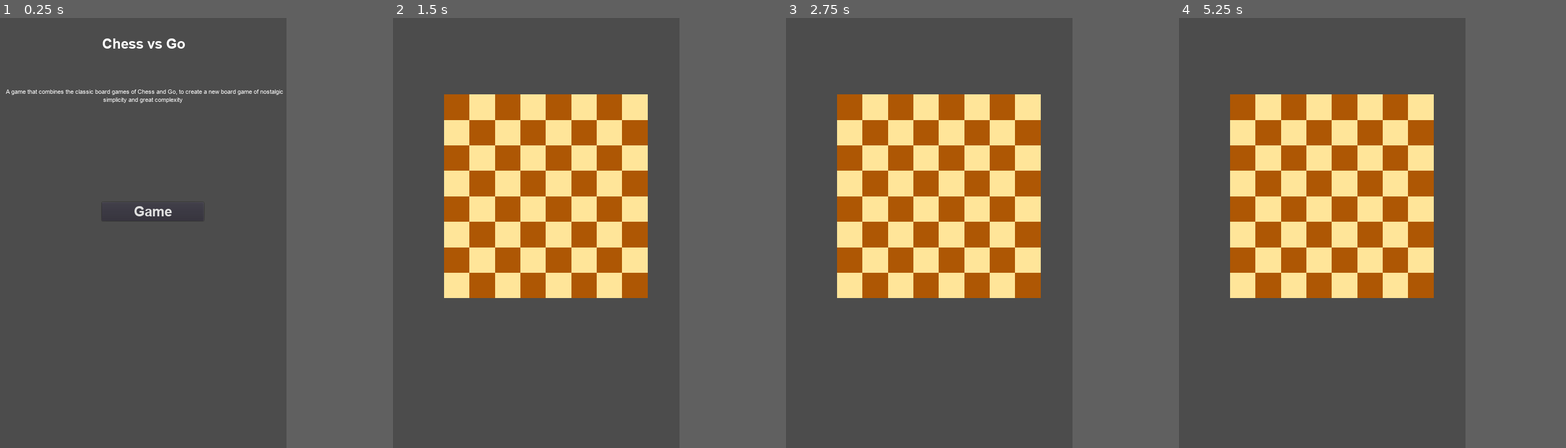
Above: before the commit, frames 1-4 (left to right).
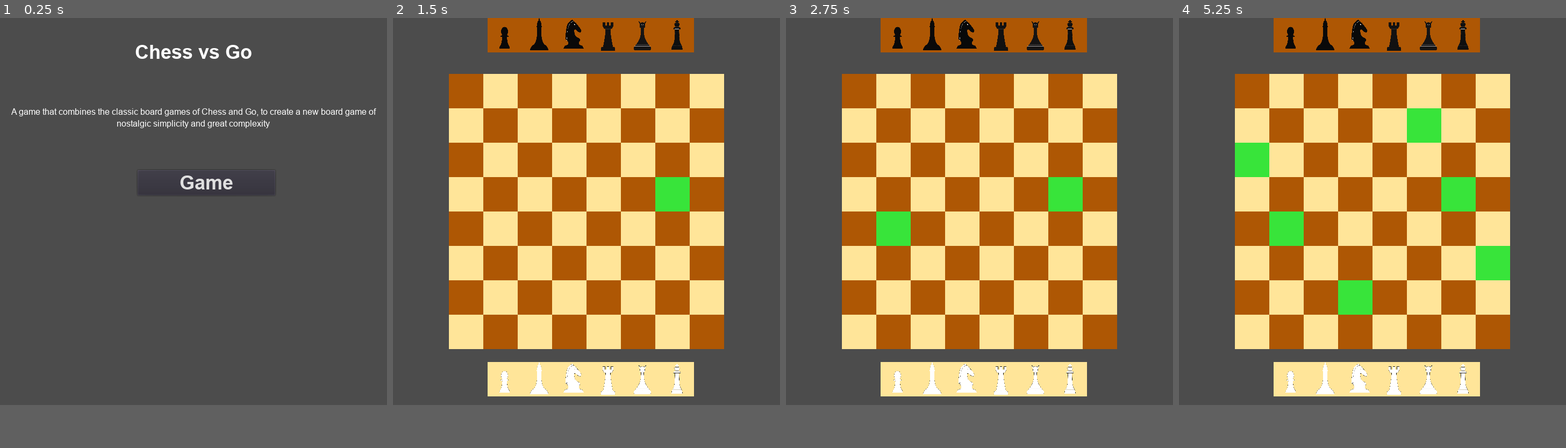
Above: after the commit, the same moments.

Repository: Grandmaster/Chess-vs-Go_Godot-version
Game: Godot game, scene res://Title Screen.tscn
The game is run twice, just before and just after one commit, with the same random seed, the same clock (stepped at 60 frames per second) and the same inputs.
Inputs (mouse positions are in pixels of both pictures, inside the frame that each line leads up to):
- Up to frame 1 (0.25 s): no input
- Up to frame 2 (1.5 s): click "Game" at 0.5 s; tap Enter at 1.25 s; move the mouse to (598, 211) at 1.27 s; click (598, 211) at 1.42 s
- Up to frame 3 (2.75 s): tap Space at 2 s; move the mouse to (871, 254) at 2.02 s; click (871, 254) at 2.17 s
- Up to frame 4 (5.25 s): tap Enter at 2.75, 4.25 s; move the mouse to (1349, 138) at 2.77 s; click (1349, 138) at 2.92 s; tap Space at 3.5, 5 s; move the mouse to (1306, 319) at 3.52 s; click (1306, 319) at 3.67 s; move the mouse to (1407, 297) at 4.27 s; click (1407, 297) at 4.42 s; move the mouse to (1237, 168) at 5.02 s; click (1237, 168) at 5.17 s
In our replay, the window is 533x800 before the commit and 720x720 after it. These sizes can differ from the game's own. Grey fills any space a smaller window leaves; there, only what the larger window draws over its background counts as a difference.

The runs differ from the first frame. In frame 1, 2.2% of the frame differs, in the area x 1-98%, y 4-48%; in frame 2, 42%; in frame 3, 43%; in frame 4, 44%, in the area x 13-86%, y 0-88%.

Commit message:
Changed file structure

Diff:
--- /dev/null
+++ b/Game.tscn
@@ -0,0 +1,15 @@
+[gd_scene load_steps=4 format=2]
+
+[ext_resource path="res://Game/Black Bench.tscn" type="PackedScene" id=1]
+[ext_resource path="res://Game/White Bench.tscn" type="PackedScene" id=2]
+[ext_resource path="res://Game/Game Board.tscn" type="PackedScene" id=3]
+
+[node name="Game" type="Node"]
+
+[node name="Game Board" parent="." instance=ExtResource( 3 )]
+
+[node name="Black Bench" parent="." instance=ExtResource( 1 )]
+position = Vector2( 176, 0 )
+
+[node name="White Bench" parent="." instance=ExtResource( 2 )]
+position = Vector2( 176, 640 )
--- /dev/null
+++ b/Game/Black Bench.tscn
@@ -0,0 +1,51 @@
+[gd_scene load_steps=9 format=2]
+
+[ext_resource path="res://Game/Dark square.tscn" type="PackedScene" id=1]
+[ext_resource path="res://Pieces/Black Pieces/Black Bishop.tscn" type="PackedScene" id=2]
+[ext_resource path="res://Pieces/Black Pieces/Black Pawn.tscn" type="PackedScene" id=3]
+[ext_resource path="res://Pieces/Black Pieces/Black King.tscn" type="PackedScene" id=4]
+[ext_resource path="res://Pieces/Black Pieces/Black Rook.tscn" type="PackedScene" id=5]
+[ext_resource path="res://Pieces/Black Pieces/Black Queen.tscn" type="PackedScene" id=6]
+[ext_resource path="res://Pieces/Black Pieces/Black Knight.tscn" type="PackedScene" id=7]
+[ext_resource path="res://Scripts/Bench.gd" type="Script" id=8]
+
+[node name="Black Bench" type="Node2D"]
+script = ExtResource( 8 )
+
+[node name="Sprite" parent="." instance=ExtResource( 1 )]
+
+[node name="Black Pawn" parent="Sprite" instance=ExtResource( 3 )]
+position = Vector2( 3.8147e-06, 7.62939e-06 )
+scale = Vector2( 0.0555555, 0.0740741 )
+
+[node name="Sprite2" parent="." instance=ExtResource( 1 )]
+position = Vector2( 64, 0 )
+
+[node name="Black Bishop" parent="Sprite2" instance=ExtResource( 2 )]
+position = Vector2( 7.62939e-06, 1.52588e-05 )
+scale = Vector2( 0.0555555, 0.0740741 )
+
+[node name="Sprite3" parent="." instance=ExtResource( 1 )]
+position = Vector2( 128, 0 )
+
+[node name="Black Knight" parent="Sprite3" instance=ExtResource( 7 )]
+
+[node name="Sprite4" parent="." instance=ExtResource( 1 )]
+position = Vector2( 192, 0 )
+
+[node name="Black Rook" parent="Sprite4" instance=ExtResource( 5 )]
+position = Vector2( 1.52588e-05, 7.62939e-06 )
+scale = Vector2( 0.0555555, 0.0740741 )
+
+[node name="Sprite5" parent="." instance=ExtResource( 1 )]
+position = Vector2( 256, 0 )
+
+[node name="Black Queen" parent="Sprite5" instance=ExtResource( 6 )]
+position = Vector2( 1.52588e-05, 7.62939e-06 )
+scale = Vector2( 0.0555555, 0.0740741 )
+
+[node name="Sprite6" parent="." instance=ExtResource( 1 )]
+position = Vector2( 320, 0 )
+
+[node name="Black King" parent="Sprite6" instance=ExtResource( 4 )]
+position = Vector2( 0, 1.52588e-05 )
--- /dev/null
+++ b/Game/Dark square.tscn
@@ -0,0 +1,20 @@
+[gd_scene load_steps=4 format=2]
+
+[ext_resource path="res://images/Dark Square.png" type="Texture" id=1]
+[ext_resource path="res://Scripts/Square.gd" type="Script" id=2]
+
+[sub_resource type="RectangleShape2D" id=1]
+extents = Vector2( 32, 32 )
+
+[node name="Dark Square" type="Area2D"]
+script = ExtResource( 2 )
+
+[node name="Sprite" type="Sprite" parent="."]
+scale = Vector2( 2, 1 )
+texture = ExtResource( 1 )
+centered = false
+hframes = 2
+
+[node name="CollisionShape2D" type="CollisionShape2D" parent="."]
+position = Vector2( 32, 32 )
+shape = SubResource( 1 )
--- /dev/null
+++ b/Game/Light square.tscn
@@ -0,0 +1,20 @@
+[gd_scene load_steps=4 format=2]
+
+[ext_resource path="res://images/Light Square.png" type="Texture" id=1]
+[ext_resource path="res://Scripts/Square.gd" type="Script" id=2]
+
+[sub_resource type="RectangleShape2D" id=1]
+extents = Vector2( 32, 32 )
+
+[node name="Light Square" type="Area2D"]
+script = ExtResource( 2 )
+
+[node name="Sprite" type="Sprite" parent="."]
+scale = Vector2( 2, 1 )
+texture = ExtResource( 1 )
+centered = false
+hframes = 2
+
+[node name="CollisionShape2D" type="CollisionShape2D" parent="."]
+position = Vector2( 32, 32 )
+shape = SubResource( 1 )
--- /dev/null
+++ b/Game/White Bench.tscn
@@ -0,0 +1,48 @@
+[gd_scene load_steps=8 format=2]
+
+[ext_resource path="res://Game/Light square.tscn" type="PackedScene" id=1]
+[ext_resource path="res://Pieces/White Pieces/White Knight.tscn" type="PackedScene" id=2]
+[ext_resource path="res://Pieces/White Pieces/White Queen.tscn" type="PackedScene" id=3]
+[ext_resource path="res://Pieces/White Pieces/White Bishop.tscn" type="PackedScene" id=4]
+[ext_resource path="res://Pieces/White Pieces/White Rook.tscn" type="PackedScene" id=5]
+[ext_resource path="res://Pieces/White Pieces/White Pawn.tscn" type="PackedScene" id=6]
+[ext_resource path="res://Pieces/White Pieces/White King.tscn" type="PackedScene" id=7]
+
+[node name="White Bench" type="Node2D"]
+
+[node name="Sprite" parent="." instance=ExtResource( 1 )]
+
+[node name="White Pawn" parent="Sprite" instance=ExtResource( 6 )]
+position = Vector2( 4.76837e-07, 1.90735e-06 )
+
+[node name="Sprite2" parent="." instance=ExtResource( 1 )]
+position = Vector2( 64, 0 )
+
+[node name="White Bishop" parent="Sprite2" instance=ExtResource( 4 )]
+position = Vector2( 7.62939e-06, 7.62939e-06 )
+scale = Vector2( 0.0555555, 0.0740741 )
+
+[node name="Sprite3" parent="." instance=ExtResource( 1 )]
+position = Vector2( 128, 0 )
+
+[node name="White Knight" parent="Sprite3" instance=ExtResource( 2 )]
+position = Vector2( 0, 7.62939e-06 )
+
+[node name="Sprite4" parent="." instance=ExtResource( 1 )]
+position = Vector2( 192, 0 )
+
+[node name="White Rook" parent="Sprite4" instance=ExtResource( 5 )]
+position = Vector2( 1.52588e-05, 7.62939e-06 )
+scale = Vector2( 0.0555555, 0.0740741 )
+
+[node name="Sprite5" parent="." instance=ExtResource( 1 )]
+position = Vector2( 256, 0 )
+
+[node name="White Queen" parent="Sprite5" instance=ExtResource( 3 )]
+position = Vector2( 0, 7.62939e-06 )
+
+[node name="Sprite6" parent="." instance=ExtResource( 1 )]
+position = Vector2( 320, 0 )
+
+[node name="White King" parent="Sprite6" instance=ExtResource( 7 )]
+position = Vector2( 0, 7.62939e-06 )
--- /dev/null
+++ b/Pieces/Black Pieces/Black Bishop.tscn
@@ -0,0 +1,8 @@
+[gd_scene load_steps=2 format=2]
+
+[ext_resource path="res://images/pieces/Bishop - black.png" type="Texture" id=1]
+
+[node name="Black Bishop" type="Sprite"]
+scale = Vector2( 0.0555556, 0.0740741 )
+texture = ExtResource( 1 )
+centered = false
--- /dev/null
+++ b/Pieces/Black Pieces/Black King.tscn
@@ -0,0 +1,8 @@
+[gd_scene load_steps=2 format=2]
+
+[ext_resource path="res://images/pieces/King - black.png" type="Texture" id=1]
+
+[node name="Black King" type="Sprite"]
+scale = Vector2( 0.0555556, 0.0740741 )
+texture = ExtResource( 1 )
+centered = false
--- /dev/null
+++ b/Pieces/Black Pieces/Black Knight.tscn
@@ -0,0 +1,8 @@
+[gd_scene load_steps=2 format=2]
+
+[ext_resource path="res://images/pieces/Knight - black.png" type="Texture" id=1]
+
+[node name="Black Knight" type="Sprite"]
+scale = Vector2( 0.0555556, 0.0740741 )
+texture = ExtResource( 1 )
+centered = false
--- /dev/null
+++ b/Pieces/Black Pieces/Black Pawn.tscn
@@ -0,0 +1,8 @@
+[gd_scene load_steps=2 format=2]
+
+[ext_resource path="res://images/pieces/Pawn - black.png" type="Texture" id=1]
+
+[node name="Black Pawn" type="Sprite"]
+scale = Vector2( 0.0555556, 0.0740741 )
+texture = ExtResource( 1 )
+centered = false
--- /dev/null
+++ b/Pieces/Black Pieces/Black Queen.tscn
@@ -0,0 +1,8 @@
+[gd_scene load_steps=2 format=2]
+
+[ext_resource path="res://images/pieces/Queen - black.png" type="Texture" id=1]
+
+[node name="Black Queen" type="Sprite"]
+scale = Vector2( 0.0555556, 0.0740741 )
+texture = ExtResource( 1 )
+centered = false
--- /dev/null
+++ b/Pieces/Black Pieces/Black Rook.tscn
@@ -0,0 +1,8 @@
+[gd_scene load_steps=2 format=2]
+
+[ext_resource path="res://images/pieces/Rook - black.png" type="Texture" id=1]
+
+[node name="Black Rook" type="Sprite"]
+scale = Vector2( 0.0555556, 0.0740741 )
+texture = ExtResource( 1 )
+centered = false
--- /dev/null
+++ b/Pieces/White Pieces/White Bishop.tscn
@@ -0,0 +1,8 @@
+[gd_scene load_steps=2 format=2]
+
+[ext_resource path="res://images/pieces/Bishop - white.png" type="Texture" id=1]
+
+[node name="White Bishop" type="Sprite"]
+scale = Vector2( 0.0555556, 0.0740741 )
+texture = ExtResource( 1 )
+centered = false
--- /dev/null
+++ b/Pieces/White Pieces/White King.tscn
@@ -0,0 +1,8 @@
+[gd_scene load_steps=2 format=2]
+
+[ext_resource path="res://images/pieces/King - white.png" type="Texture" id=1]
+
+[node name="White King" type="Sprite"]
+scale = Vector2( 0.0555556, 0.0740741 )
+texture = ExtResource( 1 )
+centered = false
--- /dev/null
+++ b/Pieces/White Pieces/White Knight.tscn
@@ -0,0 +1,8 @@
+[gd_scene load_steps=2 format=2]
+
+[ext_resource path="res://images/pieces/Knight - white.png" type="Texture" id=1]
+
+[node name="White Knight" type="Sprite"]
+scale = Vector2( 0.0555556, 0.0740741 )
+texture = ExtResource( 1 )
+centered = false
--- /dev/null
+++ b/Pieces/White Pieces/White Pawn.tscn
@@ -0,0 +1,8 @@
+[gd_scene load_steps=2 format=2]
+
+[ext_resource path="res://images/pieces/Pawn - white.png" type="Texture" id=1]
+
+[node name="White Pawn" type="Sprite"]
+scale = Vector2( 0.0555556, 0.0740741 )
+texture = ExtResource( 1 )
+centered = false
--- /dev/null
+++ b/Pieces/White Pieces/White Queen.tscn
@@ -0,0 +1,8 @@
+[gd_scene load_steps=2 format=2]
+
+[ext_resource path="res://images/pieces/Queen - white.png" type="Texture" id=1]
+
+[node name="White Queen" type="Sprite"]
+scale = Vector2( 0.0555556, 0.0740741 )
+texture = ExtResource( 1 )
+centered = false
--- /dev/null
+++ b/Pieces/White Pieces/White Rook.tscn
@@ -0,0 +1,8 @@
+[gd_scene load_steps=2 format=2]
+
+[ext_resource path="res://images/pieces/Rook - white.png" type="Texture" id=1]
+
+[node name="White Rook" type="Sprite"]
+scale = Vector2( 0.0555556, 0.0740741 )
+texture = ExtResource( 1 )
+centered = false
--- a/Scenes/Dark square.tscn
+++ /dev/null
@@ -1,11 +0,0 @@
-[gd_scene load_steps=3 format=2]
-
-[ext_resource path="res://images/Dark Square.png" type="Texture" id=1]
-[ext_resource path="res://Scripts/Dark square.gd" type="Script" id=2]
-
-[node name="Sprite" type="Sprite"]
-scale = Vector2( 2, 1 )
-texture = ExtResource( 1 )
-centered = false
-hframes = 2
-script = ExtResource( 2 )
--- a/Scenes/Light square.tscn
+++ /dev/null
@@ -1,11 +0,0 @@
-[gd_scene load_steps=3 format=2]
-
-[ext_resource path="res://images/Light Square.png" type="Texture" id=1]
-[ext_resource path="res://Scripts/Light square.gd" type="Script" id=2]
-
-[node name="Sprite" type="Sprite"]
-scale = Vector2( 2, 1 )
-texture = ExtResource( 1 )
-centered = false
-hframes = 2
-script = ExtResource( 2 )
--- /dev/null
+++ b/Scripts/Bench.gd
@@ -0,0 +1,15 @@
+extends Node2D
+
+var formerChosenSquare = null
+var chosenPiece = null
+
+func _ready():
+	for square in get_children():
+		square.connect("chosen_piece", self, "call_piece")
+
+func call_piece(square, piece):
+	if formerChosenSquare != null:
+		formerChosenSquare.reset()
+
+	formerChosenSquare = square
+	chosenPiece = piece
--- a/Scripts/Dark square.gd
+++ /dev/null
@@ -1,3 +0,0 @@
-extends Sprite
-
-var board_position = Vector3.ZERO
--- a/Scripts/Game Board.gd
+++ b/Scripts/Game Board.gd
@@ -1,6 +1,6 @@
 extends Node2D
-var dsquare = preload("res://Scenes/Dark square.tscn")
-var lsquare = preload("res://Scenes/Light square.tscn")
+var dsquare = preload("res://Game/Dark square.tscn")
+var lsquare = preload("res://Game/Light square.tscn")
 var board_size = 8 # dimensions of the square board
 var step = 64 # size of squares in pixels
 var topleft = -step * (board_size / 2)
@@ -10,6 +10,7 @@
 var board = CorneredSquareBoard.new(board_size)
 
 func _ready():
+	position = get_viewport_rect().size / 2
 	build_board()
 
 func build_board():
@@ -26,3 +27,5 @@
 			self.add_child(squareinstance)
 			squareinstance.position.x = topleft + (refx * step)
 			squareinstance.position.y = topleft + (refy * step)
+			squareinstance.board_position = Vector3(square.x, square.y, 0)
+			board.piece_board[refx][refy] = squareinstance
--- a/Scripts/Light square.gd
+++ /dev/null
@@ -1,3 +0,0 @@
-extends Sprite
-
-var board_position = Vector3.ZERO
--- /dev/null
+++ b/Scripts/Square.gd
@@ -0,0 +1,22 @@
+extends Area2D
+
+var board_position = Vector3.ZERO
+onready var squareSprite = $Sprite
+onready var highlightTexture = load("res://images/Highlighted Square.png")
+onready var normalTexture = squareSprite.texture
+signal chosen_piece
+
+func _input_event(viewport, event, shape_idx):
+	if event is InputEventMouseButton \
+	and event.button_index == BUTTON_LEFT \
+	and event.is_pressed():
+		click()
+
+func click():
+	squareSprite.texture = highlightTexture
+	if get_child_count() > 2:
+		emit_signal("chosen_piece", self, get_child(2))
+
+
+func reset():
+	squareSprite.texture = normalTexture
--- a/Scripts/Title Screen.gd
+++ b/Scripts/Title Screen.gd
@@ -1,4 +1,4 @@
 extends Control
 
 func _on_Game_pressed():
-	get_tree().change_scene("res://Scenes/Game Board.tscn")
+	get_tree().change_scene("res://Game.tscn")
--- a/Title Screen.tscn
+++ b/Title Screen.tscn
@@ -1,7 +1,7 @@
 [gd_scene load_steps=4 format=2]
 
-[ext_resource path="res://Text fonts/Text font.tres" type="DynamicFont" id=1]
-[ext_resource path="res://Text fonts/Title font.tres" type="DynamicFont" id=2]
+[ext_resource path="res://Text fonts/Title font.tres" type="DynamicFont" id=1]
+[ext_resource path="res://Text fonts/Text font.tres" type="DynamicFont" id=2]
 [ext_resource path="res://Scripts/Title Screen.gd" type="Script" id=3]
 
 [node name="Title Screen" type="Control"]
@@ -27,9 +27,9 @@
 anchor_top = 0.5
 anchor_right = 1.0
 anchor_bottom = 0.5
-margin_top = -412.0
-margin_bottom = -277.0
-custom_fonts/font = ExtResource( 1 )
+margin_top = -224.0
+margin_bottom = -125.0
+custom_fonts/font = ExtResource( 2 )
 text = "A game that combines the classic board games of Chess and Go, to create a new board game of nostalgic simplicity and great complexity"
 align = 1
 valign = 1
--- a/project.godot
+++ b/project.godot
@@ -17,7 +17,7 @@
 "base": "Reference",
 "class": "CorneredSquareBoard",
 "language": "GDScript",
-"path": "res://CorneredSquareBoard.gd"
+"path": "res://Scripts/CorneredSquareBoard.gd"
 } ]
 _global_script_class_icons={
 "Board": "",
@@ -33,7 +33,7 @@
 [display]
 
 window/size/width=720
-window/size/height=1080
+window/size/height=720
 window/handheld/orientation="portrait"
 window/stretch/mode="2d"
 window/stretch/aspect="expand"
Not shown: 1 places in Game/Game Board.tscn that only renumber resources
Renamed: CorneredSquareBoard.gd -> Scripts/CorneredSquareBoard.gd
Not shown: 2 places in Title Screen.tscn that only renumber resources
